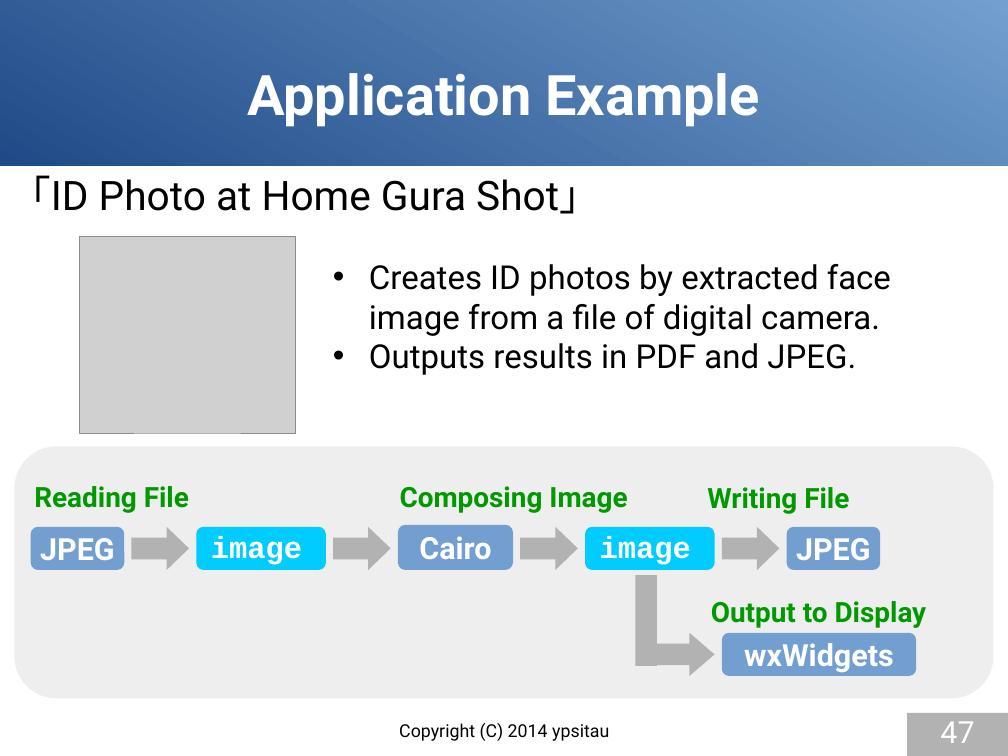
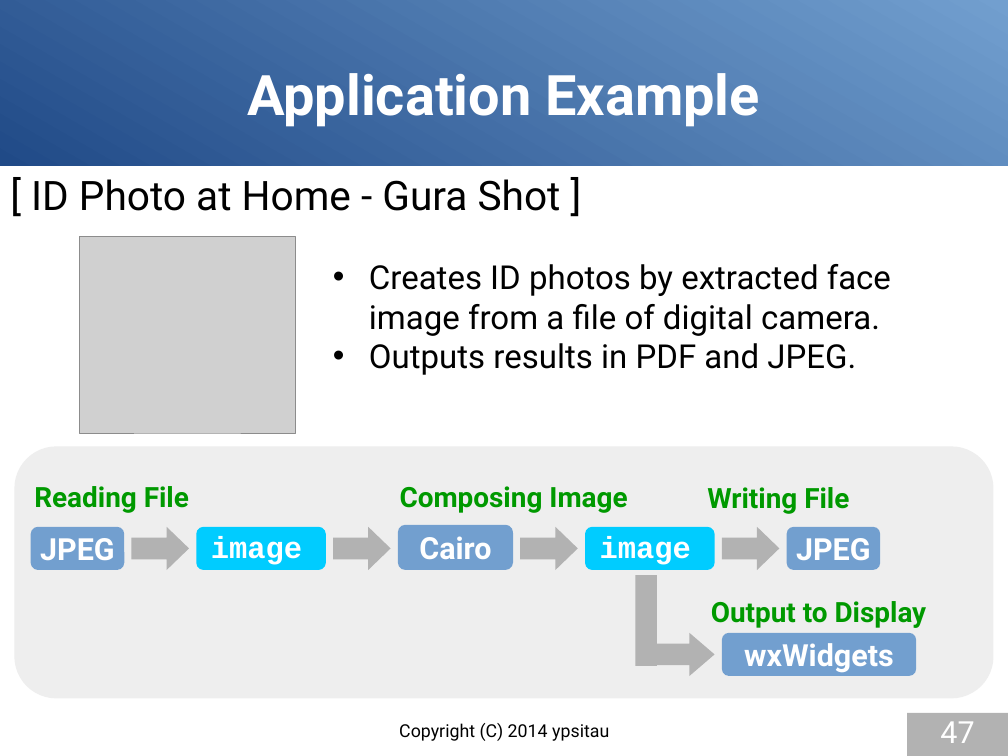
Before and after one commit to gura-lang/gura-doc, a slide deck: slide 47 of presentation/gura-introduction-e.odp. Drawn at 1008x756 pixels with LibreOffice and Linux fonts; fonts in the diff are those of the drawing; grey boxes stand for pictures. Boxes give left, top, right and bottom in pixels: in the first picture for what was removed or moved away, otherwise in the second. Text is boxed around its words. In the diff, an @@ line names an element or a change of style, - is before the commit and + after.

```diff
--- a/presentation/gura-introduction-e.odp
+++ b/presentation/gura-introduction-e.odp
@@ text at box(31, 179, 561, 211): text changed @@
-「ID Photo at Home Gura Shot」
+[ ID Photo at Home - Gura Shot ]
```
Also in this commit, not shown: 4 other slides changed.
